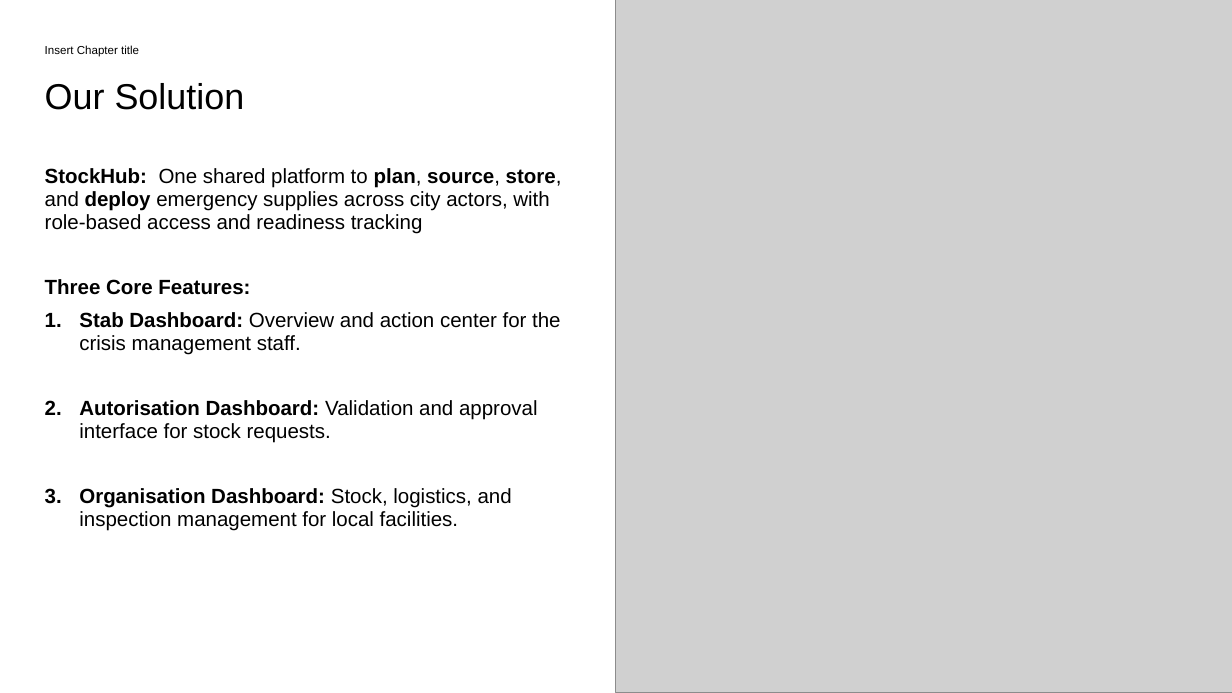
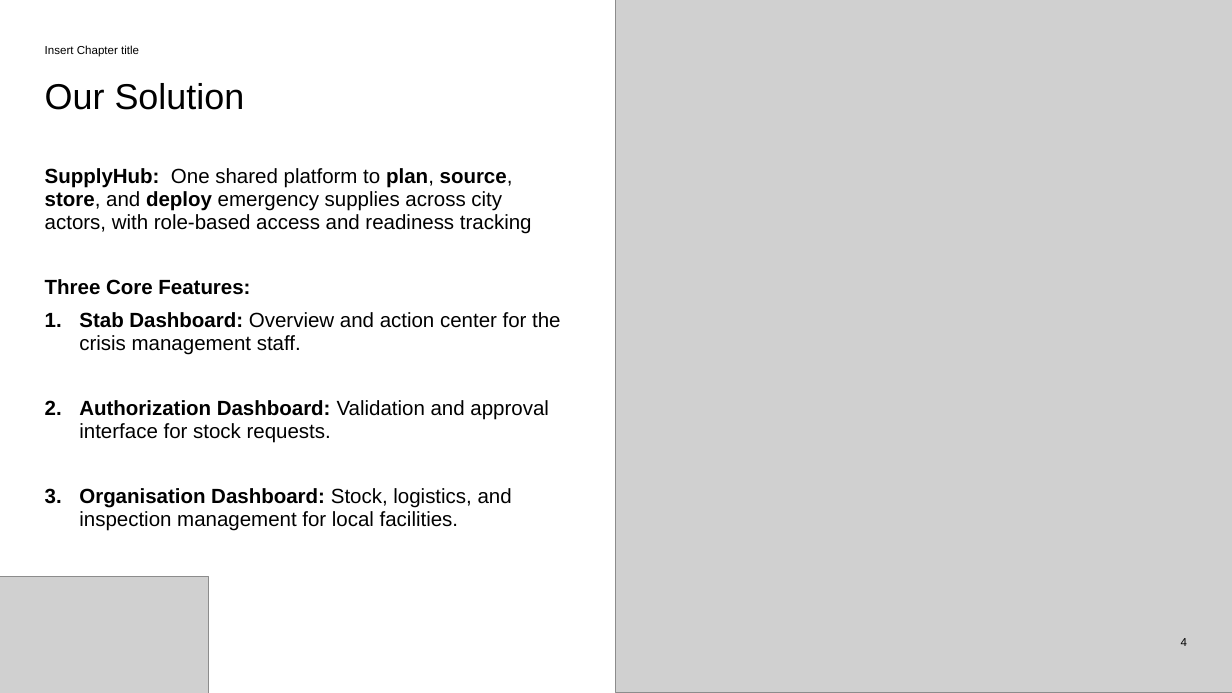
Before and after one commit to homo-iocus/hackathon-for-crisis-app-for-gaap-aoz-challenge, a slide deck: slide 4 of prototype/Seminar Final Presentation.pptx (slide 5 before the commit). Drawn at 1232x693 pixels with LibreOffice and Linux fonts; fonts in the diff are those of the drawing; grey boxes stand for pictures; background and template pictures are left out. Boxes give left, top, right and bottom in pixels: in the first picture for what was removed or moved away, otherwise in the second. Text is boxed around its words. In the diff, an @@ line names an element or a change of style, - is before the commit and + after.

```diff
--- a/prototype/Seminar Final Presentation.pptx
+++ b/prototype/Seminar Final Presentation.pptx
@@ text at [45,168,532,234]: text changed @@
-StockHub: One shared platform to plan, source, store, and deploy emergency supplies across city actors, with role-based access and readiness tracking
+SupplyHub: One shared platform to plan, source, store, and deploy emergency supplies across city actors, with role-based access and readiness tracking
@@ text at [79,400,549,443]: text changed @@
-2. Autorisation Dashboard: Validation and approval interface for stock requests.
+2. Authorization Dashboard: Validation and approval interface for stock requests.
@@ picture added at [0,577,209,693] @@
@@ page number added at [1181,638,1187,646], 9 pt, text #000000 @@
+4
```
Also in this commit, not shown: 5 other slides changed, 1 slide added, 1 slide removed.
